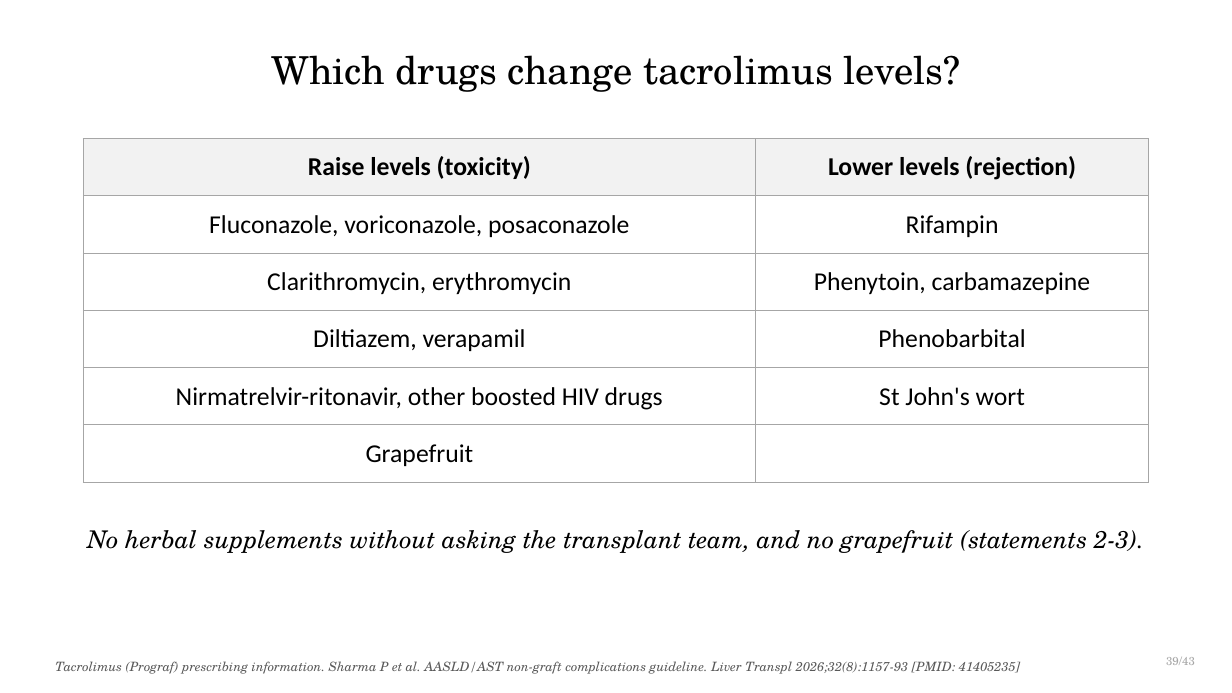
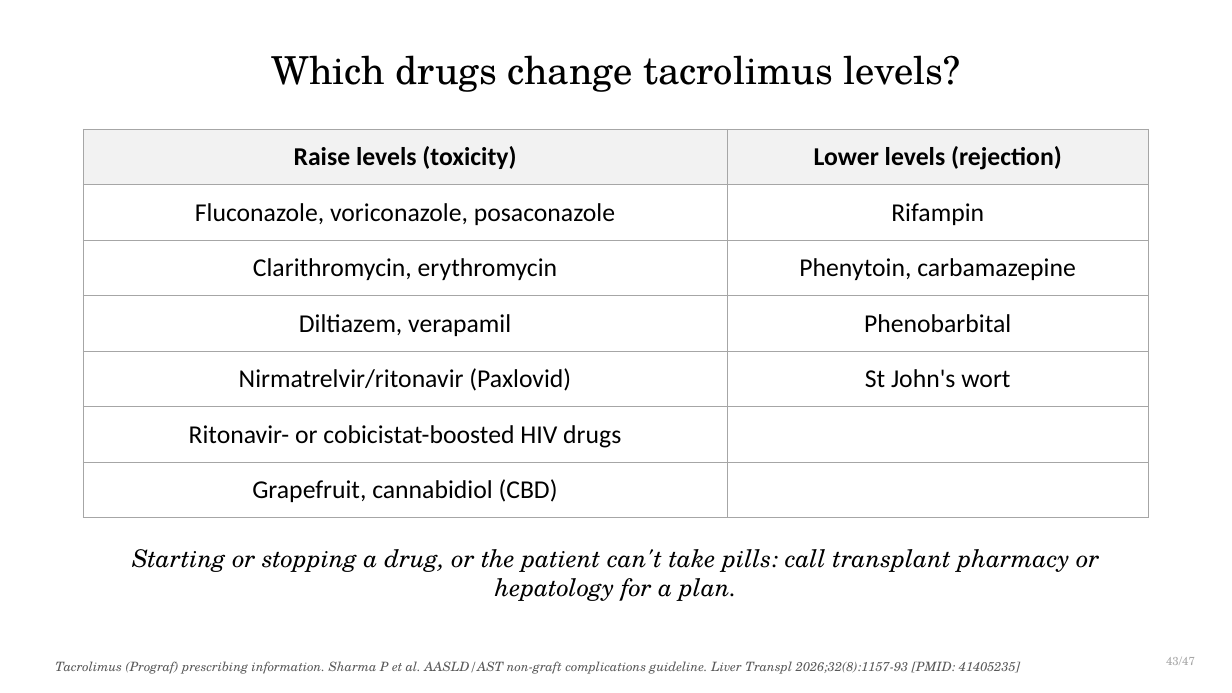
Before and after one commit to qaddodi/mohammad-almeqdadi-lectures, a slide deck: slide 45 of lectures/liver-transplant-grand-rounds-mmc-2026/Liver Transplantation When to Refer and Whats New.pptx (slide 41 before the commit). Drawn at 1232x693 pixels with LibreOffice and Linux fonts; fonts in the diff are those of the drawing. Boxes give left, top, right and bottom in pixels: in the first picture for what was removed or moved away, otherwise in the second. Text is boxed around its words. In the diff, an @@ line names an element or a change of style, - is before the commit and + after.

```diff
--- a/lectures/liver-transplant-grand-rounds-mmc-2026/Liver Transplantation When to Refer and Whats New.pptx
+++ b/lectures/liver-transplant-grand-rounds-mmc-2026/Liver Transplantation When to Refer and Whats New.pptx
@@ table at (x1=83, y1=129, x2=1149, y2=506) @@
-row 5: Nirmatrelvir-ritonavir, other boosted HIV drugs | St John's wort
-row 6: Grapefruit | 
+row 5: Nirmatrelvir/ritonavir (Paxlovid) | St John's wort
+row 6: Ritonavir- or cobicistat-boosted HIV drugs | 
+row 7: Grapefruit, cannabidiol (CBD) | 
@@ table resized from (x1=83, y1=139, x2=1149, y2=470) to (x1=83, y1=129, x2=1149, y2=506) @@
@@ text at (x1=132, y1=549, x2=1099, y2=601): text changed @@
-No herbal supplements without asking the transplant team, and no grapefruit (statements 2-3).
+Starting or stopping a drug, or the patient can't take pills: call transplant pharmacy or hepatology for a plan.
@@ text at (x1=1166, y1=657, x2=1195, y2=665): text changed @@
-39/43
+43/47
```
Also in this commit, not shown: 44 other slides changed, 6 slides added, 1 slide removed, 10 other files.
